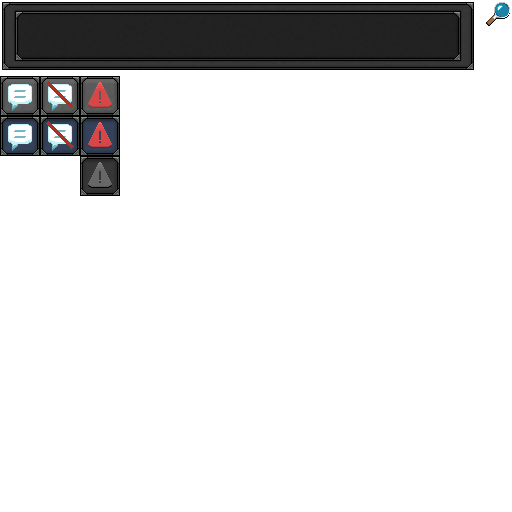
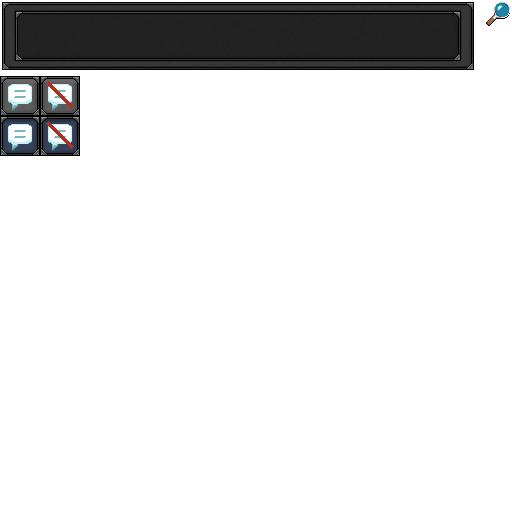
Layer changes from the first 512×512 image to the second:
painted on "Icons" over [88,82,112,188]
painted on "Outline" (2nd of 2, in "Social Interactions" › "Buttons") over [80,76,120,196]
removed layer "Normal 3" from group "Row 1" over [80,76,120,116]
removed layer "Selected 3" from group "Row 2" over [80,116,120,156]
removed group "Row 3" (1 layers) from group "Buttons" over [80,156,120,196]
removed layer "Disabled 3" from group "Row 3" over [80,156,120,196]
